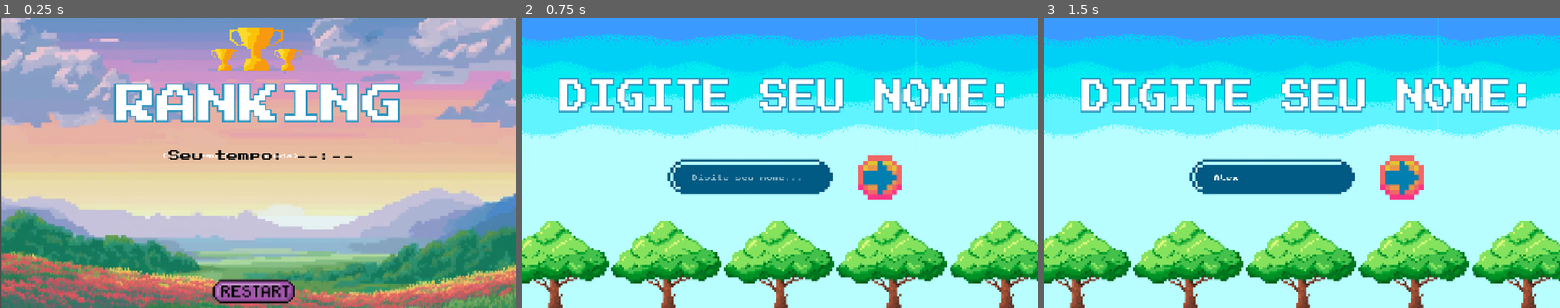
Above: before the commit, frames 1-3 (left to right).
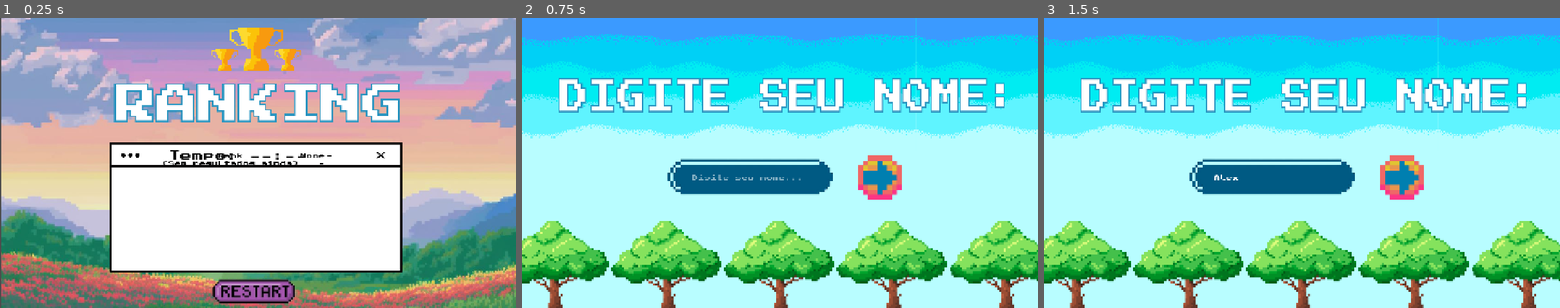
Above: after the commit, the same moments.

Repository: yaraalmeidaz/memory-game
Game: Godot game, scene res://scenes/ranking/Leaderboard.tscn
Same seed, same stepped clock (60 frames per second), same inputs: the game is played once before the commit and once after it. This scene is started directly instead of the project's main scene.
Inputs (mouse positions are in pixels of both pictures, inside the frame that each line leads up to):
- Up to frame 1 (0.25 s): no input
- Up to frame 2 (0.75 s): click (774, 290) at 0.5 s
- Up to frame 3 (1.5 s): click (1276, 177) at 1.27 s; type "Alex" at 1.35 s

The runs differ from the first frame. In frame 1, 25% of the frame differs, in the area x 21-78%, y 42-88%; in frame 2, nothing differs; in frame 3, nothing differs.

Commit message:
Leaderboard em 3 colunas

Diff:
--- a/memory-game/scenes/ranking/Leaderboard.tscn
+++ b/memory-game/scenes/ranking/Leaderboard.tscn
@@ -21,13 +21,14 @@
 anchor_right = 1.0
 anchor_bottom = 1.0
 
-[node name="List" type="VBoxContainer" parent="VBox"]
+[node name="List" type="GridContainer" parent="VBox"]
 custom_minimum_size = Vector2(520, 300)
 layout_mode = 0
 offset_left = 420.0
 offset_top = 346.0
 offset_right = 940.0
 offset_bottom = 646.0
+columns = 3
 script = ExtResource("2")
 enabled = true
 position_px = Vector2(420, 346)
@@ -51,6 +52,20 @@
 script = ExtResource("2")
 enabled = true
 position_px = Vector2(436, 337)
+
+[node name="HeaderRank" type="Label" parent="VBox/List"]
+theme_override_colors/font_color = Color(0, 0, 0, 1)
+text = "Rank"
+horizontal_alignment = 1
+
+[node name="HeaderName" type="Label" parent="VBox/List"]
+theme_override_colors/font_color = Color(0, 0, 0, 1)
+text = "Nome"
+
+[node name="HeaderTime" type="Label" parent="VBox/List"]
+theme_override_colors/font_color = Color(0, 0, 0, 1)
+text = "Tempo"
+horizontal_alignment = 2
 
 [node name="PlayAgain" type="Button" parent="VBox"]
 custom_minimum_size = Vector2(22, 4)
--- a/memory-game/scripts/ui/Leaderboard.gd
+++ b/memory-game/scripts/ui/Leaderboard.gd
@@ -1,27 +1,52 @@
 extends Control
 
-@onready var your_time: Label = $VBox/YourTime
-@onready var list_box: VBoxContainer = $VBox/List
+@onready var your_time := get_node_or_null("VBox/YourTime") as Label
+@onready var list_box := get_node_or_null("VBox/List") as GridContainer
+
+const _BLACK := Color(0, 0, 0, 1)
+
+func _make_cell(text_value: String, align: int) -> Label:
+	var lbl := Label.new()
+	lbl.text = text_value
+	lbl.horizontal_alignment = align
+	lbl.add_theme_color_override("font_color", _BLACK)
+	return lbl
+
+func _clear_rows_keep_header() -> void:
+	if list_box == null:
+		return
+	# Mantém os 3 primeiros filhos como header (Rank/Nome/Tempo).
+	var children := list_box.get_children()
+	for i in range(children.size() - 1, -1, -1):
+		if i >= 3:
+			children[i].queue_free()
 
 func _ready() -> void:
 	var total := GameState.get_total_time()
-	your_time.text = "Seu tempo: %s" % GameState.format_time(total)
+	# Você pediu sem nome do jogador; aqui é só o tempo (se esse label existir).
+	if your_time != null:
+		your_time.text = "Tempo: %s" % GameState.format_time(total)
 
-	for c in list_box.get_children():
-		c.queue_free()
+	if list_box == null:
+		push_error("Leaderboard: nó VBox/List não encontrado")
+		return
+
+	# Garante 3 colunas (Rank/Nome/Tempo)
+	list_box.columns = 3
+	_clear_rows_keep_header()
 
 	var top := GameState.get_top5()
 	if top.is_empty():
-		var lbl := Label.new()
-		lbl.text = "(Sem resultados ainda)"
-		list_box.add_child(lbl)
+		list_box.add_child(_make_cell("-", HORIZONTAL_ALIGNMENT_CENTER))
+		list_box.add_child(_make_cell("(Sem resultados ainda)", HORIZONTAL_ALIGNMENT_LEFT))
+		list_box.add_child(_make_cell("-", HORIZONTAL_ALIGNMENT_RIGHT))
 		return
 
 	for i in top.size():
 		var e: Dictionary = top[i]
-		var lbl := Label.new()
-		lbl.text = "%d) %s — %s" % [i + 1, str(e["name"]), GameState.format_time(float(e["time"]))]
-		list_box.add_child(lbl)
+		list_box.add_child(_make_cell(str(i + 1), HORIZONTAL_ALIGNMENT_CENTER))
+		list_box.add_child(_make_cell(str(e["name"]), HORIZONTAL_ALIGNMENT_LEFT))
+		list_box.add_child(_make_cell(GameState.format_time(float(e["time"])), HORIZONTAL_ALIGNMENT_RIGHT))
 
 func _on_play_again_pressed() -> void:
 	get_tree().change_scene_to_file("res://scenes/ui/MainMenu.tscn")
